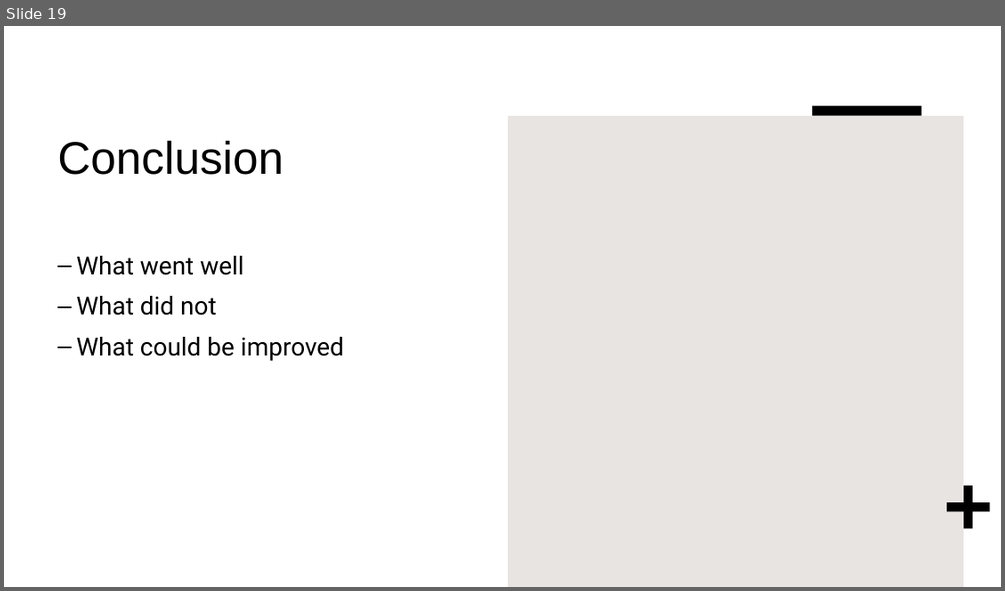
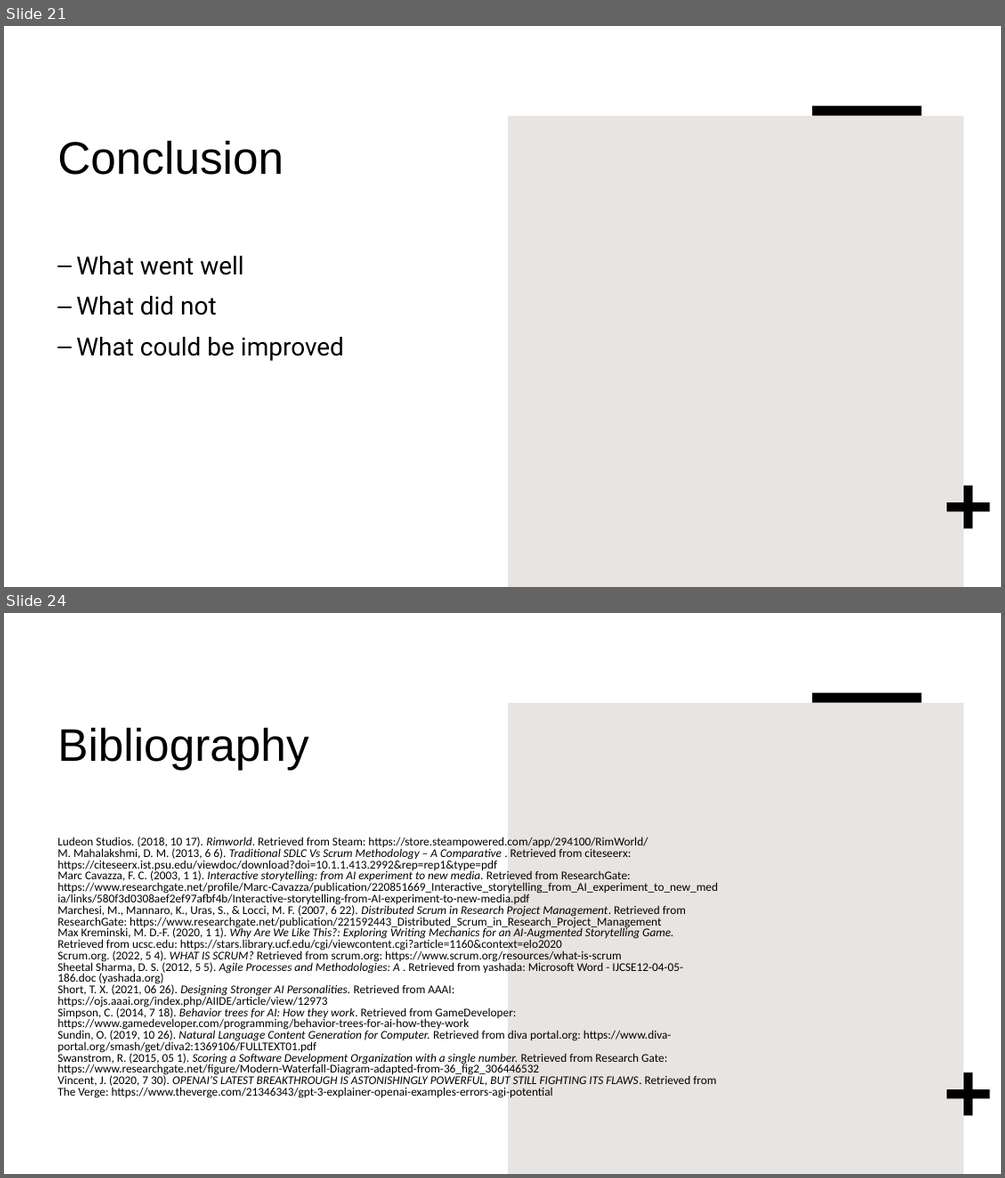
Before and after one commit to IsaacdmDunn/FYP-Bsc, a slide deck: Narrative AI Generation.pptx. Shown one above the other, each under a label of ours: slide 19 before the commit, slides 21 and 24 after it; the slides between them are not shown. The pictures are 1005x591 and 1005x1178 pixels, drawn with LibreOffice and Linux fonts; fonts in the diff are those of the drawing. Boxes give left, top, right and bottom in pixels: in the first picture for what was removed or moved away, otherwise in the second. Text is boxed around its words. In the diff, an @@ line names an element or a change of style, - is before the commit and + after.

```diff
--- a/Narrative AI Generation.pptx
+++ b/Narrative AI Generation.pptx
@@ slide 24 added at (4,613,1001,1174), background #FFFFFF; not listed: 3 template elements that a slide beside it also shows @@
@@ title added at (57,727,308,770), 44 pt, text #000000 @@
+Bibliography
@@ text added at (57,836,718,1098), 11.4 pt, text #000000 @@
+Ludeon Studios. (2018, 10 17). Rimworld. Retrieved from Steam: https://store.steampowered.com/app/294100/RimWorld/
+M. Mahalakshmi, D. M. (2013, 6 6). Traditional SDLC Vs Scrum Methodology – A Comparative . Retrieved from citeseerx: https://citeseerx.ist.psu.edu/viewdoc/download?doi=10.1.1.413.2992&rep=rep1&type=pdf
+Marc Cavazza, F. C. (2003, 1 1). Interactive storytelling: from AI experiment to new media. Retrieved from ResearchGate: https://www.researchgate.net/profile/Marc-Cavazza/publication/220851669_Interactive_storytelling_from_AI_experiment_to_new_media/links/580f3d0308aef2ef97afbf4b/Interactive-storytelling-from-AI-experiment-to-new-media.pdf
+Marchesi, M., Mannaro, K., Uras, S., & Locci, M. F. (2007, 6 22). Distributed Scrum in Research Project Management. Retrieved from ResearchGate: https://www.researchgate.net/publication/221592443_Distributed_Scrum_in_Research_Project_Management
+Max Kreminski, M. D.-F. (2020, 1 1). Why Are We Like This?: Exploring Writing Mechanics for an AI-Augmented Storytelling Game. Retrieved from ucsc.edu: https://stars.library.ucf.edu/cgi/viewcontent.cgi?article=1160&context=elo2020
+Scrum.org. (2022, 5 4). WHAT IS SCRUM? Retrieved from scrum.org: https://www.scrum.org/resources/what-is-scrum
+Sheetal Sharma, D. S. (2012, 5 5). Agile Processes and Methodologies: A . Retrieved from yashada: Microsoft Word - IJCSE12-04-05-186.doc (yashada.org)
+Short, T. X. (2021, 06 26). Designing Stronger AI Personalities. Retrieved from AAAI: https://ojs.aaai.org/index.php/AIIDE/article/view/12973
+Simpson, C. (2014, 7 18). Behavior trees for AI: How they work. Retrieved from GameDeveloper: https://www.gamedeveloper.com/programming/behavior-trees-for-ai-how-they-work
+Sundin, O. (2019, 10 26). Natural Language Content Generation for Computer. Retrieved from diva portal.org: https://www.diva-portal.org/smash/get/diva2:1369106/FULLTEXT01.pdf
+Swanstrom, R. (2015, 05 1). Scoring a Software Development Organization with a single number. Retrieved from Research Gate: https://www.researchgate.net/figure/Modern-Waterfall-Diagram-adapted-from-36_fig2_306446532
+Vincent, J. (2020, 7 30). OPENAI’S LATEST BREAKTHROUGH IS ASTONISHINGLY POWERFUL, BUT STILL FIGHTING ITS FLAWS. Retrieved from The Verge: https://www.theverge.com/21346343/gpt-3-explainer-openai-examples-errors-agi-potential
@@ what was slide 19 is now slide 21 @@
```
Also in this commit, not shown: 4 slides changed, 6 other slides added, 3 slides removed.
